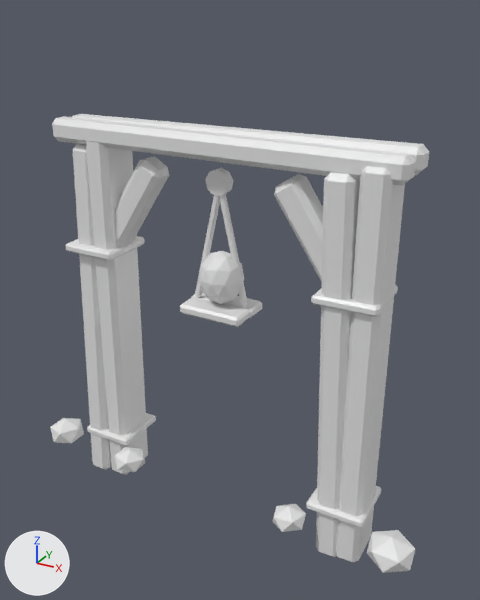
One commit to the OBJ model assets/variants/hod_jib_remodel2_b.obj: the scene before it, then after it.
Camera for both pictures: a 50 mm lens placed at (1.24, -2.09, 1.95), pointed at (0.08, 0.02, 0.89). Lighting does not change. The marker at lower left points along +X, +Y and +Z. The older version comes first. Where no turn or scale is listed for an object, it has been applied to the vertices.

Names of what the first picture shows: 'hod_jib_remodel2_b'.
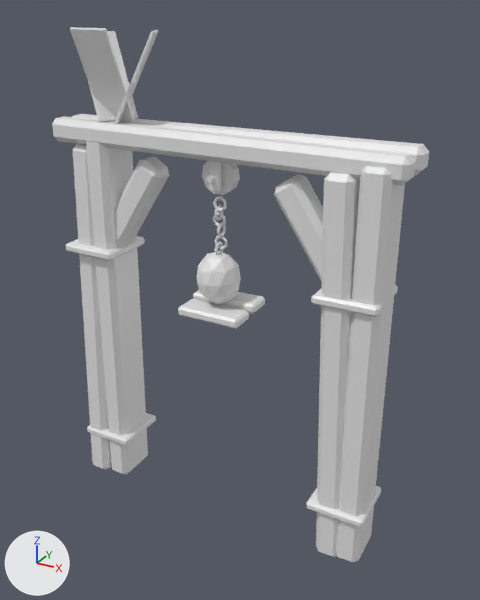
Diff of the bpy script that builds the scene:
```diff
--- a/assets/variants/hod_jib_remodel2_b.obj.py
+++ b/assets/variants/hod_jib_remodel2_b.obj.py
@@ me_hod_jib_remodel2_b @@
 # used by ob_hod_jib_remodel2_b; location = (0.0, 0.0, 0.0)
-me_hod_jib_remodel2_b.from_pydata(...)  # 492 vertices, 896 faces; spans x -0.88..0.89, y -0.22..0.13, z -0.12..1.55
+me_hod_jib_remodel2_b.from_pydata(...)  # 842 vertices, 1596 faces; spans x -0.73..0.74, y -0.14..0.16, z -0.12..1.88
+# me_hod_jib_remodel2_b part 1: the loose piece of 18 vertices spanning x -0.05..0.05, y -0.02..0.02, z 1.31..1.41 is deleted
+# me_hod_jib_remodel2_b part 2: the loose piece of 12 vertices spanning x -0.47..-0.33, y -0.22..-0.08, z 0.01..0.12 is deleted
+# me_hod_jib_remodel2_b part 3: the loose piece of 12 vertices spanning x 0.33..0.46, y -0.21..-0.08, z 0.01..0.12 is deleted
+# me_hod_jib_remodel2_b part 4: the loose piece of 12 vertices spanning x -0.88..-0.73, y -0.19..-0.04, z 0.0..0.14 is deleted
+# me_hod_jib_remodel2_b part 5: the loose piece of 12 vertices spanning x 0.72..0.89, y -0.21..-0.03, z 0.0..0.13 is deleted
+# me_hod_jib_remodel2_b part 6: 29 vertices moved from x -0.14..0.14, y -0.1..0.1, z 0.83..1.36 to x -0.14..0.14, y -0.1..0.11, z 0.84..1.48; 106 vertices removed from x -0.14..0.14, y -0.1..0.1, z 0.83..1.36; 418 vertices added at x -0.14..0.15, y -0.11..0.11, z 0.83..1.48
+# me_hod_jib_remodel2_b part 7: 72 vertices added at x -0.65..-0.27, y -0.14..0.16, z 1.54..1.88
+# other edits to the shape of me_hod_jib_remodel2_b do not show in these pictures
 me_hod_jib_remodel2_b.materials.append(mat_wood)
```

Pixel boxes (x1, y1, x2, y2) of what changed, in the pictures (480 x 600 px):
'hod_jib_remodel2_b', reshaped (17% taller): before (50, 114, 429, 573); after (52, 27, 429, 563)
part 1 of me_hod_jib_remodel2_b, deleted: before (205, 168, 233, 196)
part 2 of me_hod_jib_remodel2_b, deleted: before (115, 447, 145, 472)
part 3 of me_hod_jib_remodel2_b, deleted: before (272, 504, 306, 532)
part 4 of me_hod_jib_remodel2_b, deleted: before (50, 418, 84, 443)
part 5 of me_hod_jib_remodel2_b, deleted: before (367, 530, 415, 573)
part 6 of me_hod_jib_remodel2_b, reshaped: before (180, 194, 262, 327); after (178, 161, 265, 329)
part 7 of me_hod_jib_remodel2_b, added: after (70, 27, 158, 124)
